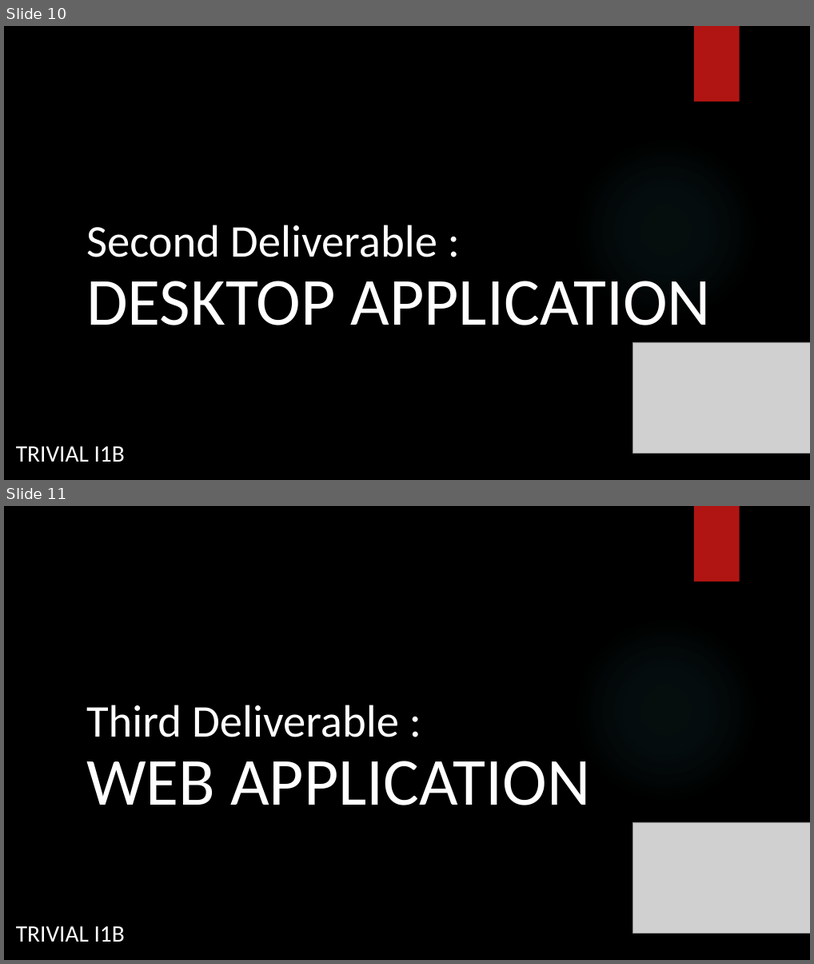
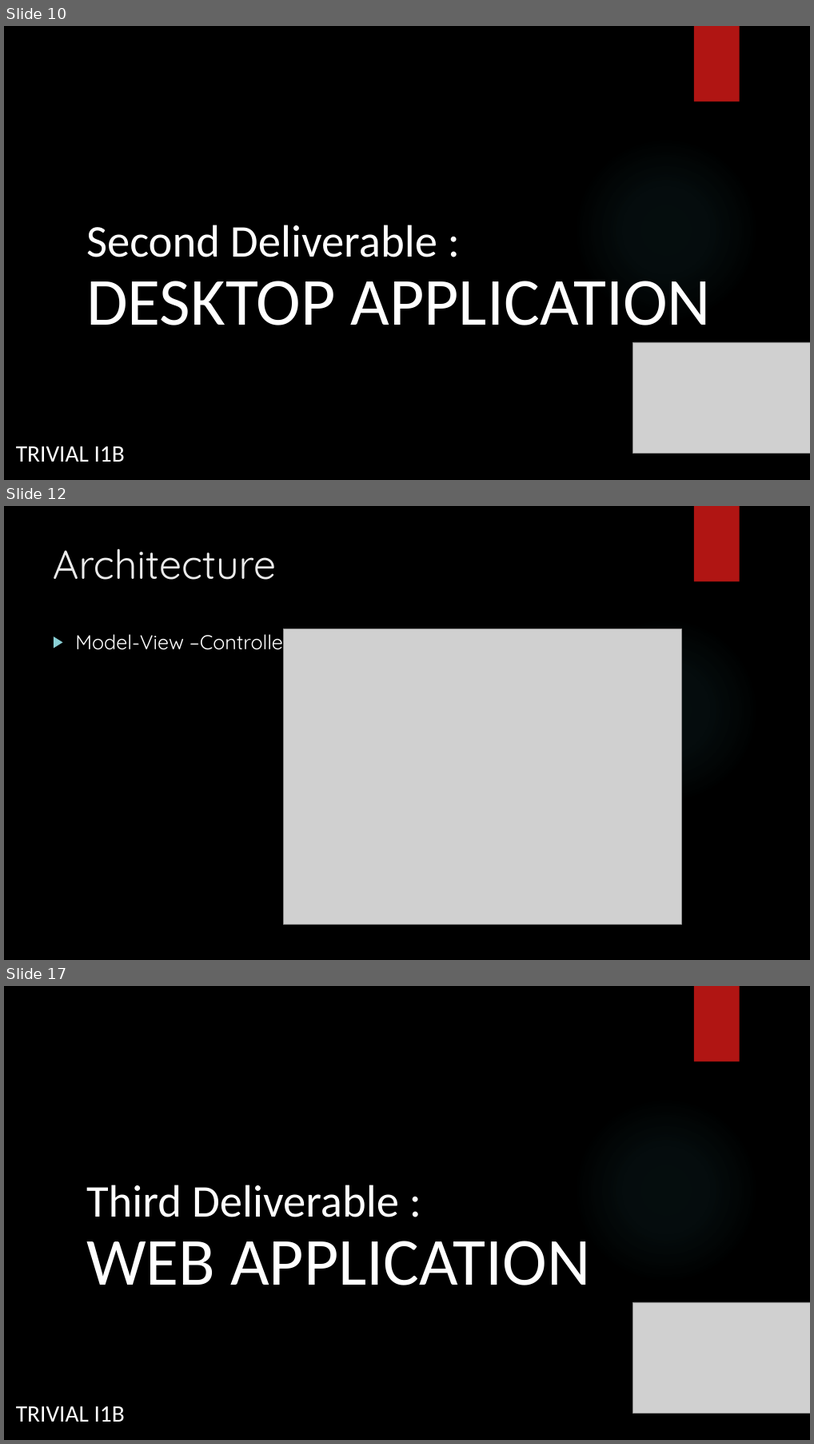
Before and after one commit to Arquisoft/Trivial_i1b, a slide deck: Documentation/Software Architecture.pptx. Shown one above the other, each under a label of ours: slides 10 and 11 before the commit, slides 10, 12 and 17 after it; the slides between them are not shown. The pictures are 814x964 and 814x1444 pixels, drawn with LibreOffice and Linux fonts; fonts in the diff are those of the drawing; grey boxes stand for pictures; background and template pictures are left out. Boxes give left, top, right and bottom in pixels: in the first picture for what was removed or moved away, otherwise in the second. Text is boxed around its words. In the diff, an @@ line names an element or a change of style, - is before the commit and + after.

```diff
--- a/Documentation/Software Architecture.pptx
+++ b/Documentation/Software Architecture.pptx
@@ slide 12 added at <box>4,506,810,960</box>, background picture (left out); not listed: 2 template elements that a slide beside it also shows @@
@@ title added at <box>53,548,276,580</box>, 48 pt, text #EBEBEB @@
+Architecture
@@ text added at <box>75,628,291,655</box>, 24 pt, text #FFFFFF @@
+▶ Model-View –Controller
@@ picture added at <box>283,628,682,924</box> @@
@@ what was slide 11 is now slide 17 @@
```
Also in this commit, not shown: 1 slide changed, 5 other slides added, 5 other files.
